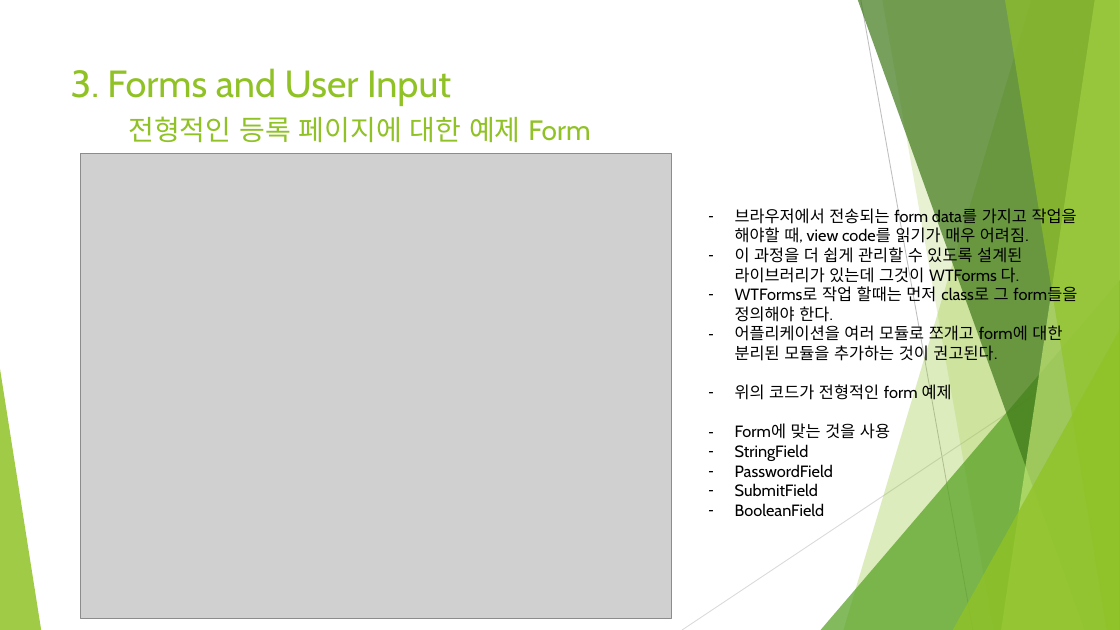
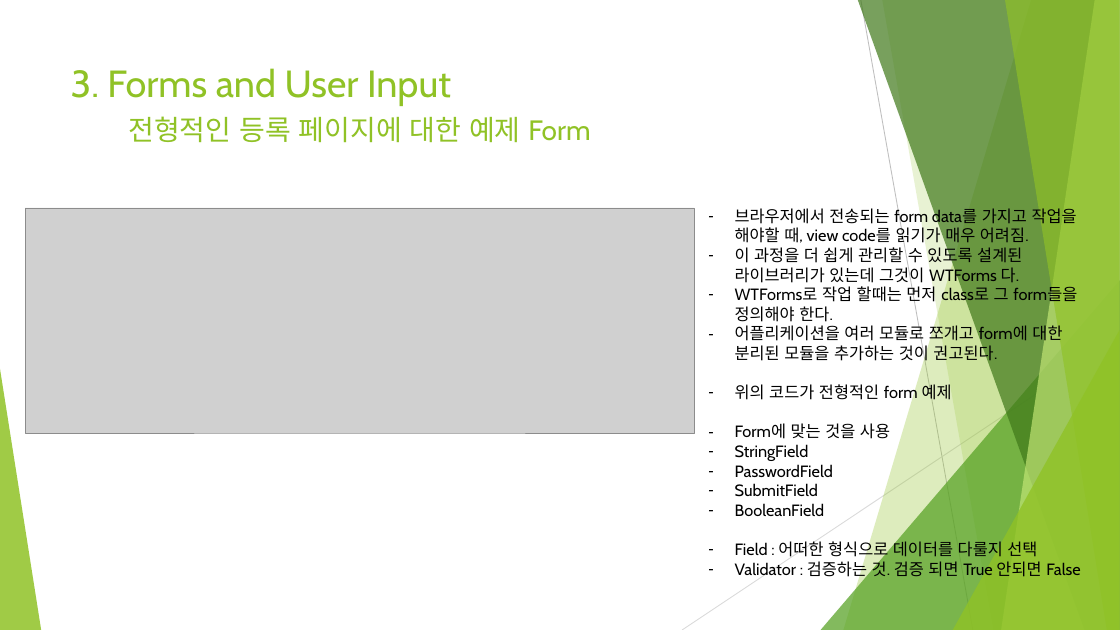
Before and after one commit to Heechul90/Flask, a slide deck: slide 5 of Study/03. Forms and User Input/Forms and User Input.pptx (slide 4 before the commit). Drawn at 1120x630 pixels with LibreOffice and Linux fonts; fonts in the diff are those of the drawing; grey boxes stand for pictures. Boxes give left, top, right and bottom in pixels: in the first picture for what was removed or moved away, otherwise in the second. Text is boxed around its words. In the diff, an @@ line names an element or a change of style, - is before the commit and + after.

Commit message:
forms and package structure

```diff
--- a/Study/03. Forms and User Input/Forms and User Input.pptx
+++ b/Study/03. Forms and User Input/Forms and User Input.pptx
@@ picture removed at (81, 154, 672, 618) @@
@@ picture added at (25, 208, 695, 434) @@
@@ text at (735, 539, 1080, 580): paragraphs added @@
+– Field : 어떠한 형식으로 데이터를 다룰지 선택
+– Validator : 검증하는 것. 검증 되면 True 안되면 False
```
Also in this commit, not shown: 4 other slides changed, 3 slides added, 4 other files.
